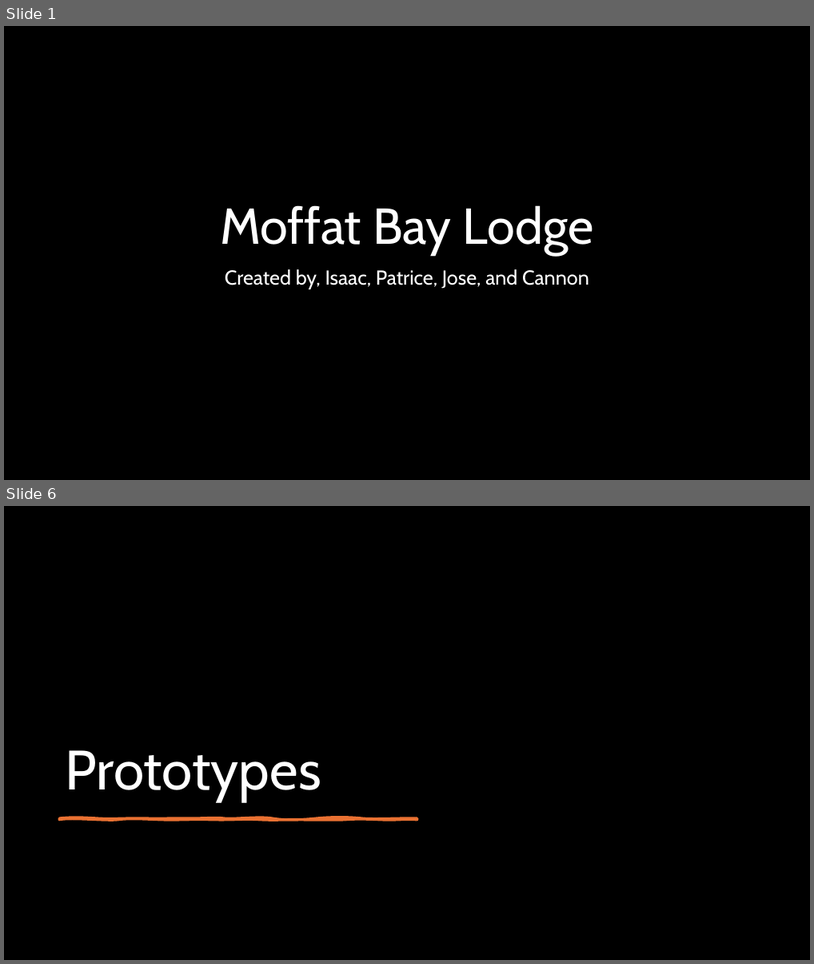
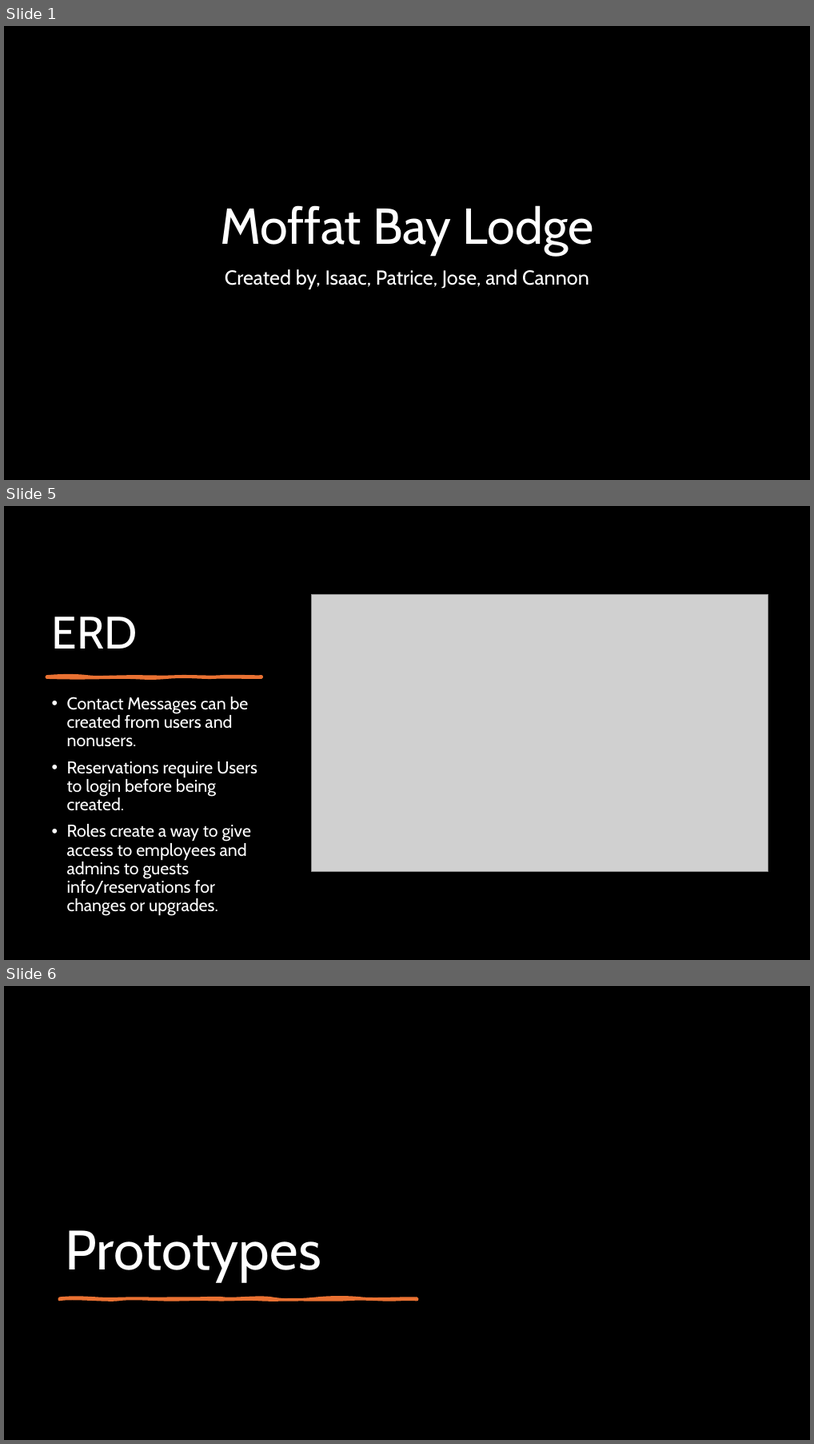
Before and after one commit to falkreon/MoffatBay, a slide deck: presentation/Moffat-Bay-Lodge.pptx. Shown one above the other, each under a label of ours: slides 1 and 6 before the commit, slides 1, 5 and 6 after it; the slides between them are not shown. The pictures are 814x964 and 814x1444 pixels, drawn with LibreOffice and Linux fonts; fonts in the diff are those of the drawing; grey boxes stand for pictures. Boxes give left, top, right and bottom in pixels: in the first picture for what was removed or moved away, otherwise in the second. Text is boxed around its words. In the diff, an @@ line names an element or a change of style, - is before the commit and + after.

```diff
--- a/presentation/Moffat-Bay-Lodge.pptx
+++ b/presentation/Moffat-Bay-Lodge.pptx
@@ slide 5 added at box(4, 506, 810, 960), background #000000 @@
@@ picture added at box(312, 595, 769, 872) @@
@@ title added at box(52, 616, 138, 648), 54 pt, text #FFFFFF @@
+ERD
@@ freeform shape added at box(46, 676, 262, 677), fill #E97132, outline #E97132 3 pt @@
@@ text added at box(67, 696, 258, 916), 20.4 pt, text #FFFFFF @@
+• Contact Messages can be created from users and nonusers.
+• Reservations require Users to login before being created.
+• Roles create a way to give access to employees and admins to guests info/reservations for changes or upgrades.
```
Also in this commit, not shown: 2 slides changed, 7 other slides added, 2 slides removed.
